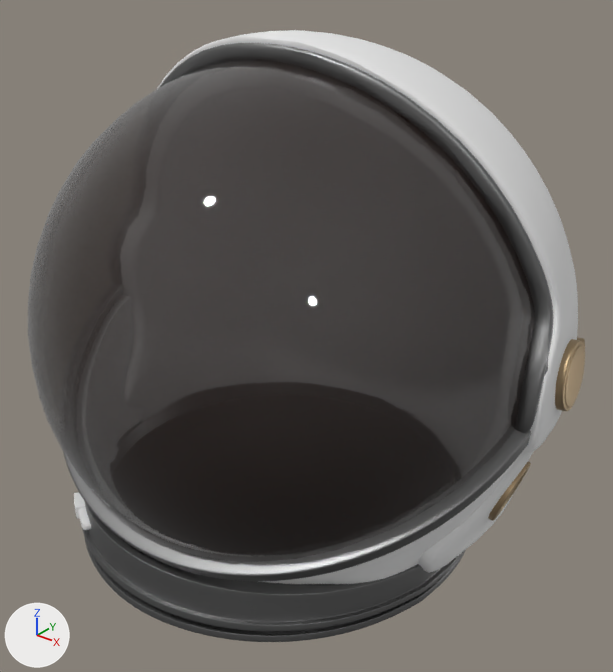
The glTF model assets/astronaut-helmet.glb as it was, and as the next commit left it.
The view is the same before and after, from a 50 mm lens placed at (0.97, -1.173, 1.078), pointed at (0.039, -0.009, 0.356). Lighting does not change. The marker at lower left points along +X, +Y and +Z. Where no turn or scale is listed for an object, it has been applied to the vertices.

Objects in the first picture: 'Cylinder', 'Cylinder.001', 'Helmet-Inner', 'Helmet-Inner.001', 'Sphere', 'Visor'.
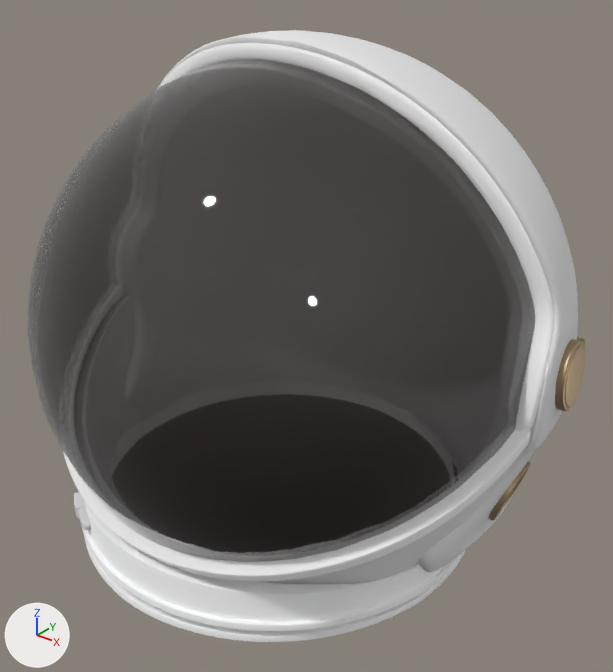
The edits, one by one:
Material 'Metal' (mat_metal) changes colour from grey #838383 to white #ffffff; in linear values from (0.228, 0.228, 0.228) to (1.0, 1.0, 1.0).
In material 'Metal' (mat_metal), roughness goes from 0.445 to 2.9.

Location of each change, (x1, y1, x2, y2) in pixels of the pictures (613 x 672 px):
'Sphere', recoloured, surface changed (grey to white): (157, 39, 556, 573) in both
'Cylinder', recoloured, surface changed: (82, 502, 465, 642) in both
'Helmet-Inner.001', recoloured, surface changed (grey to white): (63, 429, 531, 581) in both
